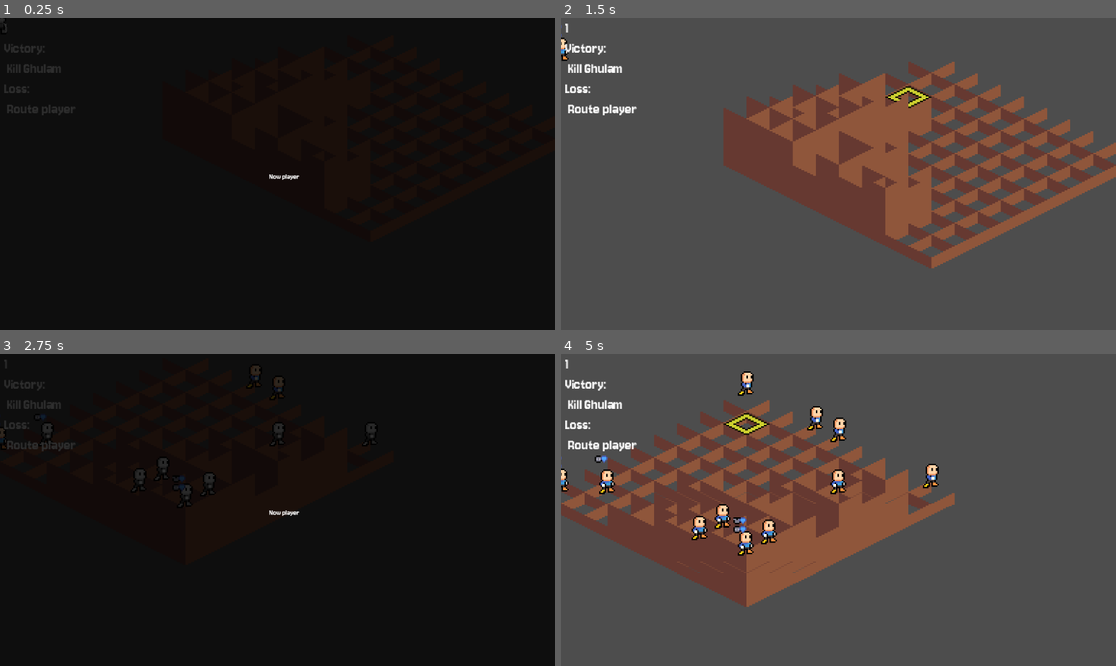
Above: before the commit, frames 1-4 (two rows, left to right).
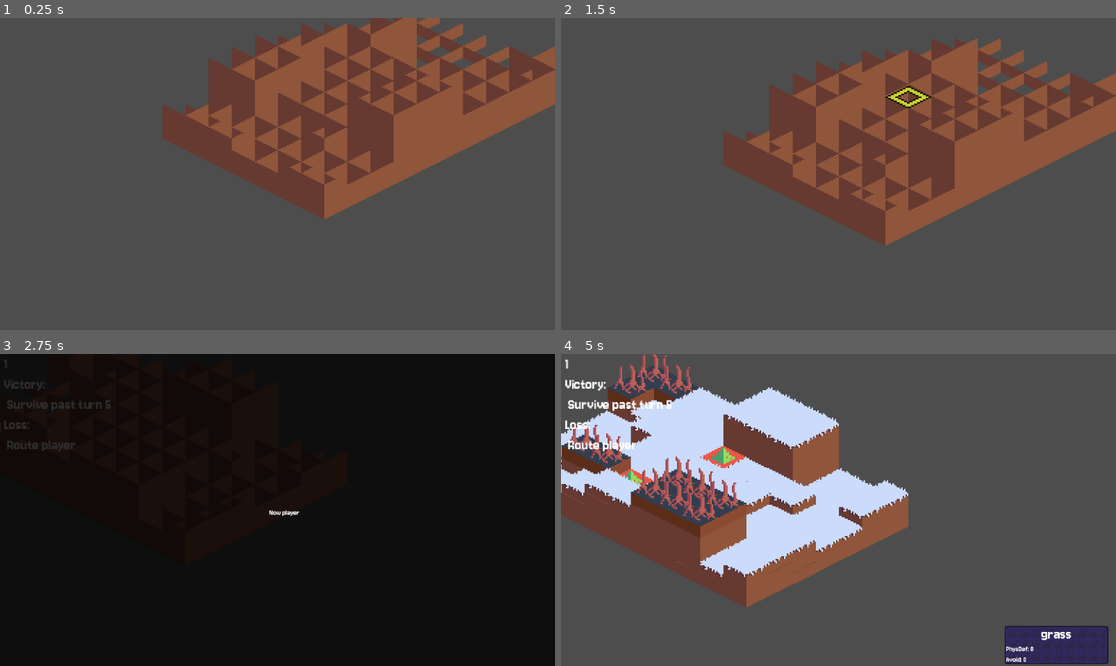
Above: after the commit, the same moments.

Repository: Puffe14/godot-breaker-srpg
Game: Godot game, scene res://nodes/main_gui.tscn
The game is run twice, just before and just after one commit, with the same random seed, the same clock (stepped at 60 frames per second) and the same inputs.
Inputs (mouse positions are in pixels of both pictures, inside the frame that each line leads up to):
- Up to frame 1 (0.25 s): no input
- Up to frame 2 (1.5 s): tap Enter at 0.5 s; drag from (882, 58) to (894, 105) at 0.52 s; drag from (910, 64) to (882, 145) at 1.27 s
- Up to frame 3 (2.75 s): tap R (retry) at 2 s; move the mouse to (371, 397) at 2.02 s; hold E (rotate_right) from 2.03 s (still down); hold N (dialogue_continue) from 2.03 s (still down); click (371, 397) at 2.17 s
- Up to frame 4 (5 s): release E (rotate_right) at 2.75 s; release N (dialogue_continue) at 2.75 s; drag from (744, 357) to (860, 416) at 2.77 s; tap Middle mouse button (zoom_reset) at 3.5 s; drag from (771, 397) to (910, 469) at 3.52 s; drag from (794, 422) to (755, 432) at 4.27 s

The runs differ from the first frame. In frame 1, 100% of the frame differs, in the area x 0-100%, y 0-100%; in frame 2, 20%; in frame 3, 0.8%; in frame 4, 27%.

Commit message:
Added RootScene for project that  can run MainGUI

Diff:
--- /dev/null
+++ b/RootScene.tscn
@@ -0,0 +1,9 @@
+[gd_scene format=3 uid="uid://jywlve753ycf"]
+
+[ext_resource type="Script" uid="uid://c8c3wdv4q3ee2" path="res://root_scene.gd" id="1_03604"]
+[ext_resource type="PackedScene" uid="uid://1ujjcngqv86f" path="res://nodes/main_gui.tscn" id="1_vw6t8"]
+
+[node name="RootScene" type="Node2D" unique_id=1934897969]
+script = ExtResource("1_03604")
+
+[node name="MainGUI" parent="." unique_id=779973715 instance=ExtResource("1_vw6t8")]
--- a/nodes/maps/map_node.tscn
+++ b/nodes/maps/map_node.tscn
@@ -1,6 +1,6 @@
-[gd_scene load_steps=2 format=3 uid="uid://diiheyi84s1fi"]
+[gd_scene format=3 uid="uid://diiheyi84s1fi"]
 
 [ext_resource type="Script" uid="uid://ccpvtgoy4v4tm" path="res://scripts/ui/map_node.gd" id="1_drog1"]
 
-[node name="MapNode" type="Node2D"]
+[node name="MapNode" type="Node2D" unique_id=2034295090]
 script = ExtResource("1_drog1")
--- a/project.godot
+++ b/project.godot
@@ -20,6 +20,7 @@
 }
 run/main_scene="uid://1ujjcngqv86f"
 config/features=PackedStringArray("4.6", "GL Compatibility")
+run/max_fps=1
 boot_splash/image="uid://bjwbf02qpgcw8"
 config/icon="uid://808pernjhtg6"
 
--- /dev/null
+++ b/root_scene.gd
@@ -0,0 +1,16 @@
+extends Node2D
+
+
+# Called when the node enters the scene tree for the first time.
+func _ready() -> void:
+	pass
+	#for child_scene in get_children():
+	#	child_scene._ready()
+	#	print("waiting - readying scene: "+child_scene.name)
+	#	await child_scene.ready
+	#	print("success - readied scene: "+child_scene.name)
+
+
+# Called every frame. 'delta' is the elapsed time since the previous frame.
+func _process(delta: float) -> void:
+	pass
--- a/scripts/components/game/file_loader.gd
+++ b/scripts/components/game/file_loader.gd
@@ -37,8 +37,8 @@
 
 
 var map_dict: Dictionary = {
-	"1": preload("res://resources/data/maps/test_map.json"),
-	"3": preload("res://resources/data/maps/map_2.json"),
+	"3": preload("res://resources/data/maps/test_map.json"),
+	"1": preload("res://resources/data/maps/map_2.json"),
 	"2": preload("res://resources/data/maps/map_3.json")
 }
 
@@ -274,6 +274,7 @@
 			map.grid.addUnitAt(unit, Vector2i(location[0], location[1]))
 		map.allies.append(group)
 	for unit in map.all_units(): unit.refresh()
+	print("read map from mapdict key "+map_key)
 
 static func read_condition(condition_object: Dictionary) -> Condition:
 	var condition: Condition = null
--- a/scripts/components/units/group.gd
+++ b/scripts/components/units/group.gd
@@ -46,6 +46,9 @@
 
 func setLeader():
 	var lm = living_members()
+	if lm.size() < 1:
+		print("empty group, can't set leader")
+		return
 	lm.sort_custom(higherLevel)
 	var leader = lm.front()
 	for m: Units in lm:
--- a/scripts/ui/main_gui.gd
+++ b/scripts/ui/main_gui.gd
@@ -16,22 +16,36 @@
 @export var dialogue_container: DialogueContainer = null
 var file_loader: FileLoader = FileLoader.new()
 
-func _ready() -> void:
+func load_game_component_data() -> void: ### WWWWWHYYYYYYYYYYY ISSSSSSSSSS READDDDDDDDDDDYYYYYYYYY NOYYYT CALLLLLLLLLLED
 	file_loader.read_items()
 	file_loader.read_classes()
 	file_loader.read_characters()
 	file_loader.read_tiles()
 	file_loader.read_inventories()
+func _init() -> void:
+	print("main gui - init called, does nothing")
+	#load_game_component_data()
+	#continue_process = false
+
+func _ready() -> void:
+	# Dont start again while drawing nodes
+	if continue_process:
+		continue_process = false
+	else:
+		return
+	load_game_component_data()
 	if not map.field_map:
 		print("field_map of Map node empty, creating empty field_map")
-		map.field_map = FieldMap.new()
-	file_loader.reread_map(map.field_map, str(2))
+		map.change_field_map(FieldMap.new())
+	file_loader.reread_map(map.field_map, str(1))
 	map.move.connect(move)
 	map.field_map.player = null
 	game.currentMap = map.field_map
+	# connect tiles and draw the map
 	game.update.connect(on_game_update)
 	draw_and_set_tiles()
 	await map.done_drawing_nodes
+	continue_process = true
 	on_game_update()
 
 var continue_process = true
@@ -41,6 +55,9 @@
 		draw_and_set_tiles()
 	if Input.is_action_just_pressed("retry"):
 		_ready()
+	if not game or not game.currentMap:
+		print("game or map missing")
+		return
 	spin_map()
 	if not continue_process: return
 	if Input.is_action_just_pressed("deselect"):
--- a/scripts/ui/map_node.gd
+++ b/scripts/ui/map_node.gd
@@ -26,6 +26,10 @@
 
 func layers() -> Array:
 	return get_children()
+
+func change_field_map(new_field_map):
+	field_map = new_field_map
+	print("changed MapNode field_map")
 
 ## Set the tile data into each node in the layers
 func set_tiles_in_nodes():
--- a/scripts/ui/unit_node.gd
+++ b/scripts/ui/unit_node.gd
@@ -18,8 +18,16 @@
 func set_node(new_unit: Units):
 	unit = new_unit
 	if unit:
-		frames = load("res://resources/images/animation/"+unit.character.picture_name+".tres")
-		portrait = load("res://resources/images/portraits/"+unit.character.picture_name+".png")
+		var new_frames = load("res://resources/images/animation/"+unit.character.picture_name+".tres")
+		if new_frames:
+			frames = new_frames
+		else:
+			print("frames not found for "+unit.character.picture_name)
+		var new_portrait = load("res://resources/images/portraits/"+unit.character.picture_name+".png")
+		if new_portrait:
+			portrait = new_portrait
+		else:
+			print("portrait not found for "+unit.character.picture_name)
 
 func get_icon_texture() -> Texture:
 	if not unit or not unit.inventory:
Not shown, added: root_scene.gd.uid
